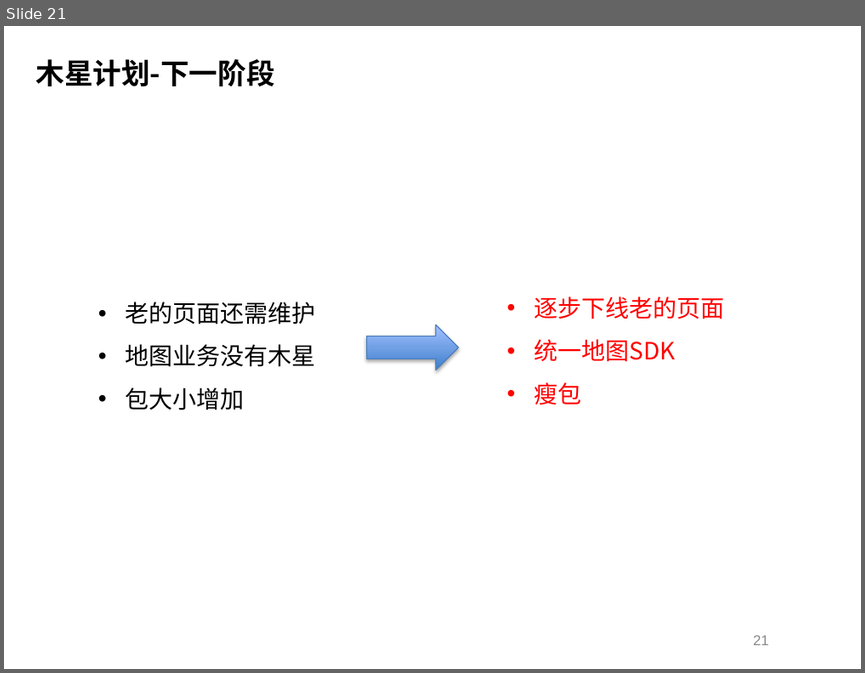
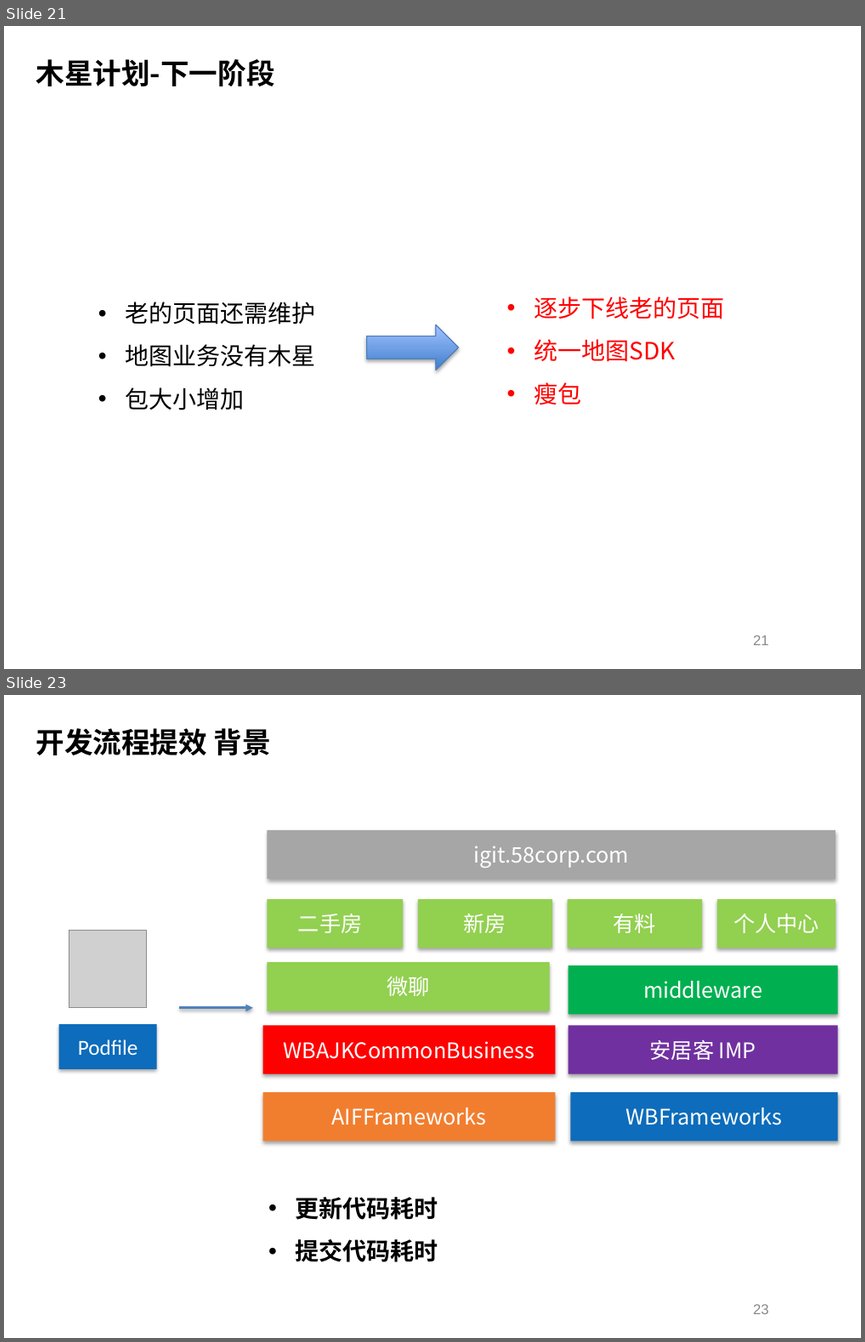
Before and after one commit to Geph0rce/Demo, a slide deck: documents/钱杰_2019年度总结述职报告.pptx. Shown one above the other, each under a label of ours: slide 21 before the commit, slides 21 and 23 after it; the slides between them are not shown. The pictures are 865x673 and 865x1342 pixels, drawn with LibreOffice and Linux fonts; fonts in the diff are those of the drawing; grey boxes stand for pictures; background and template pictures are left out. Boxes give left, top, right and bottom in pixels: in the first picture for what was removed or moved away, otherwise in the second. Text is boxed around its words. In the diff, an @@ line names an element or a change of style, - is before the commit and + after.

```diff
--- a/documents/钱杰_2019年度总结述职报告.pptx
+++ b/documents/钱杰_2019年度总结述职报告.pptx
@@ slide 23 added at [4,695,861,1338], background picture (left out) @@
@@ text added at [36,728,271,755], 24 pt, text #000000, bold @@
+开发流程提效 背景
@@ rectangle added at [267,830,835,879], fill #A6A6A6, 18 pt, text #FFFFFF @@
+igit.58corp.com
@@ rectangle added at [267,899,404,947], fill #92D050, 18 pt, text #FFFFFF @@
+二手房
@@ rectangle added at [418,899,552,947], fill #92D050, 18 pt, text #FFFFFF @@
+新房
@@ rectangle added at [567,899,702,947], fill #92D050, 18 pt, text #FFFFFF @@
+有料
@@ rectangle added at [717,899,835,947], fill #92D050, 18 pt, text #FFFFFF @@
+个人中心
@@ picture added at [69,930,146,1007] @@
@@ rectangle added at [267,962,549,1011], fill #92D050, 18 pt, text #FFFFFF @@
+微聊
@@ rectangle added at [568,966,837,1015], fill #00B050, 18 pt, text #FFFFFF @@
+middleware
@@ rectangle added at [59,1024,156,1068], fill #0D6CBB, 18 pt, text #FFFFFF @@
+Podfile
@@ arrow added from (179, 1008) to (252, 1008), #4F81BD 2 pt @@
@@ rectangle added at [262,1025,555,1074], fill #FF0000, 18 pt, text #FFFFFF @@
+WBAJKCommonBusiness
@@ rectangle added at [568,1025,837,1074], fill #7030A0, 18 pt, text #FFFFFF @@
+安居客 IMP
@@ rectangle added at [262,1092,555,1140], fill #F17E2F, 18 pt, text #FFFFFF @@
+AIFFrameworks
@@ rectangle added at [570,1092,838,1140], fill #0D6CBB, 18 pt, text #FFFFFF @@
+WBFrameworks
@@ text added at [296,1197,438,1262], 20 pt, text #000000, bold @@
+• 更新代码耗时
+• 提交代码耗时
@@ page number added at [753,1304,769,1314], 12 pt, text #898989 @@
+23
```
Also in this commit, not shown: 6 slides changed, 6 other slides added, 1 other file.
